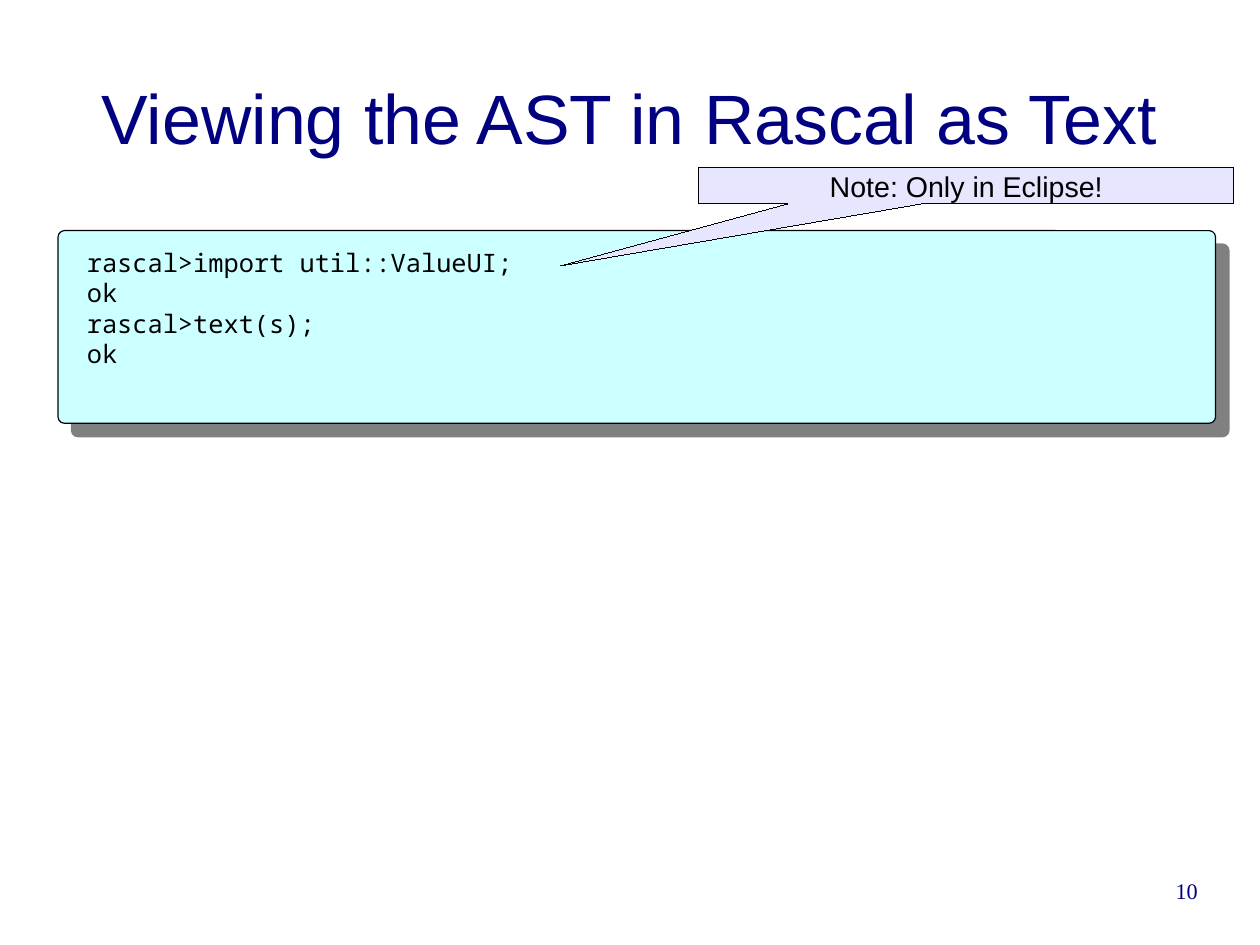
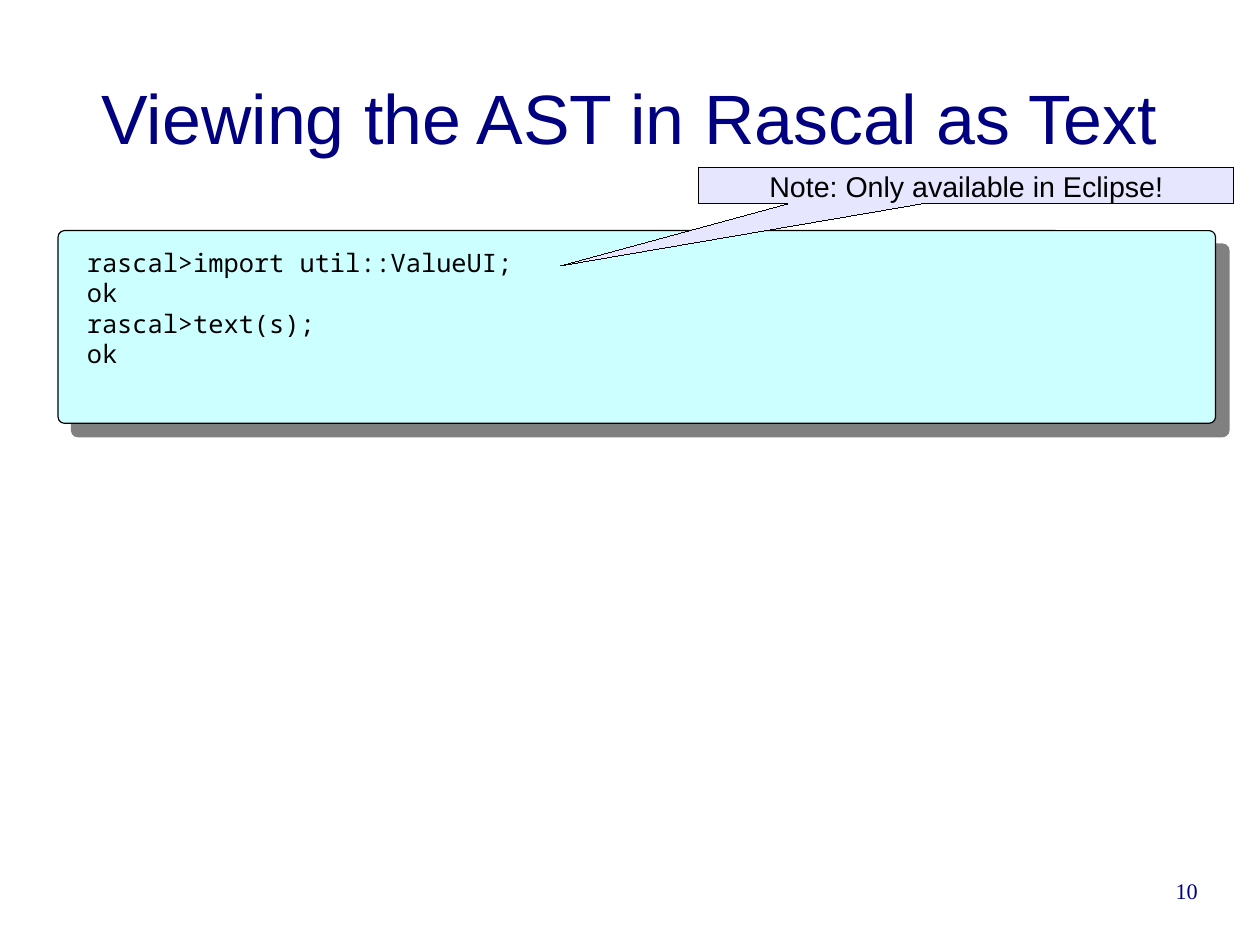
Before and after one commit to cwi-swat/rascal-course-pldi-2015, a slide deck: slide 10 of presentations/PHP-analysis.odp. Drawn at 1260x945 pixels with LibreOffice and Linux fonts; fonts in the diff are those of the drawing; background and template pictures are left out. Boxes give left, top, right and bottom in pixels: in the first picture for what was removed or moved away, otherwise in the second. Text is boxed around its words. In the diff, an @@ line names an element or a change of style, - is before the commit and + after.

```diff
--- a/presentations/PHP-analysis.odp
+++ b/presentations/PHP-analysis.odp
@@ text in speech box at (x1=769, y1=176, x2=1163, y2=202): text changed @@
-Note: Only in Eclipse!
+Note: Only available in Eclipse!
```
Also in this commit, not shown: 10 other slides changed, 2 slides added, 1 slide removed, 1 other file.
